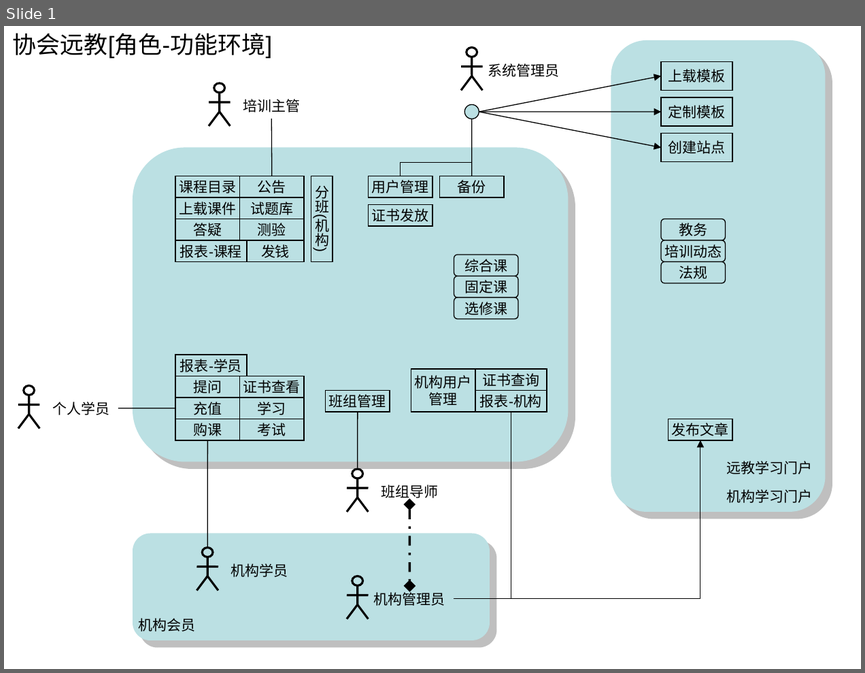
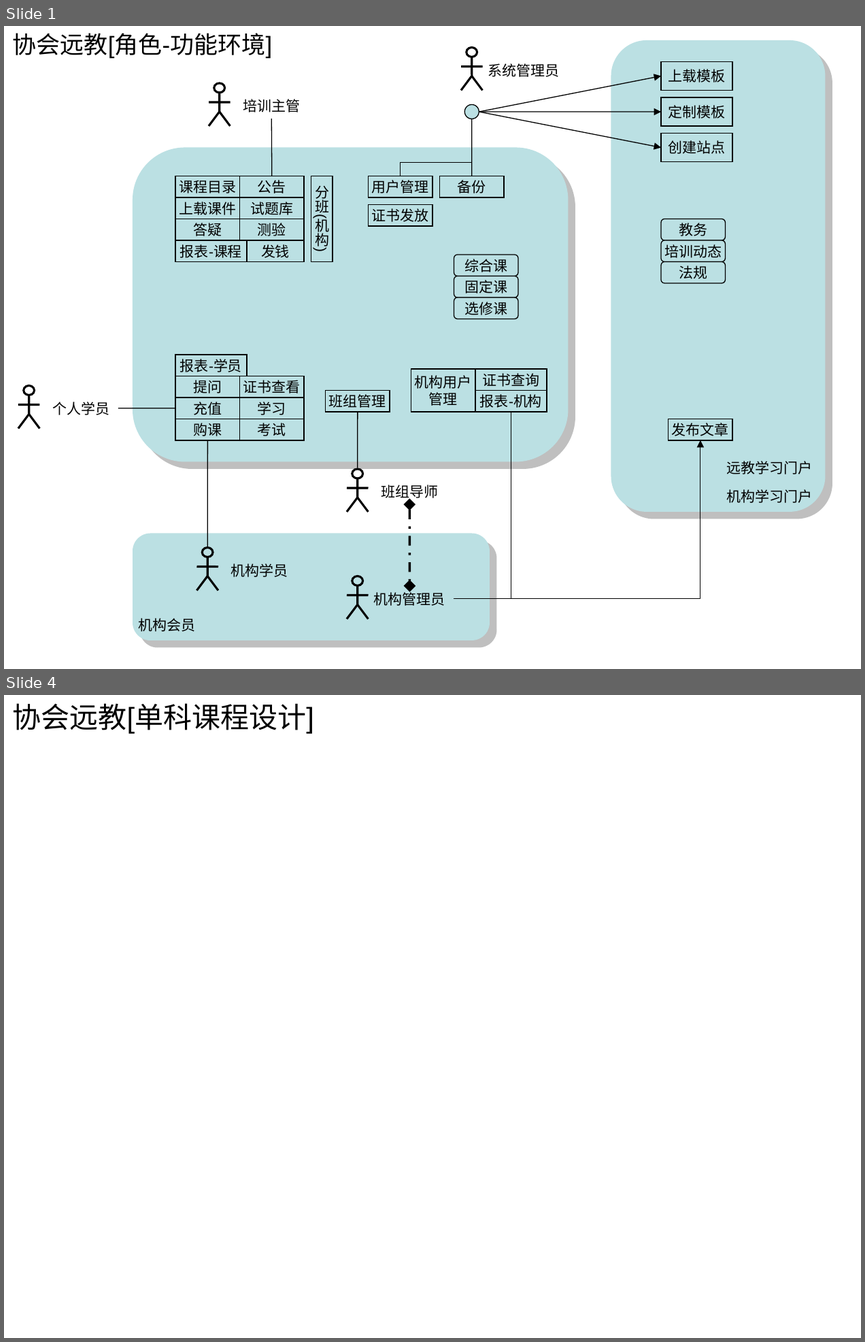
Before and after one commit to huhongjun/mydokeos, a slide deck: docu/Dokeos-lcms.ppt. Shown one above the other, each under a label of ours: slide 1 before the commit, slides 1 and 4 after it; the slides between them are not shown. The pictures are 865x673 and 865x1342 pixels, drawn with LibreOffice and Linux fonts; fonts in the diff are those of the drawing. Boxes give left, top, right and bottom in pixels: in the first picture for what was removed or moved away, otherwise in the second. Text is boxed around its words. In the diff, an @@ line names an element or a change of style, - is before the commit and + after.

```diff
--- a/docu/Dokeos-lcms.ppt
+++ b/docu/Dokeos-lcms.ppt
@@ slide 4 added at [4, 695, 861, 1338], background #FFFFFF @@
@@ title added at [13, 703, 314, 734], 24 pt, text #000000 @@
+协会远教[单科课程设计]
```
Also in this commit, not shown: 1 slide changed, 1 other slide added, 1 other file.
